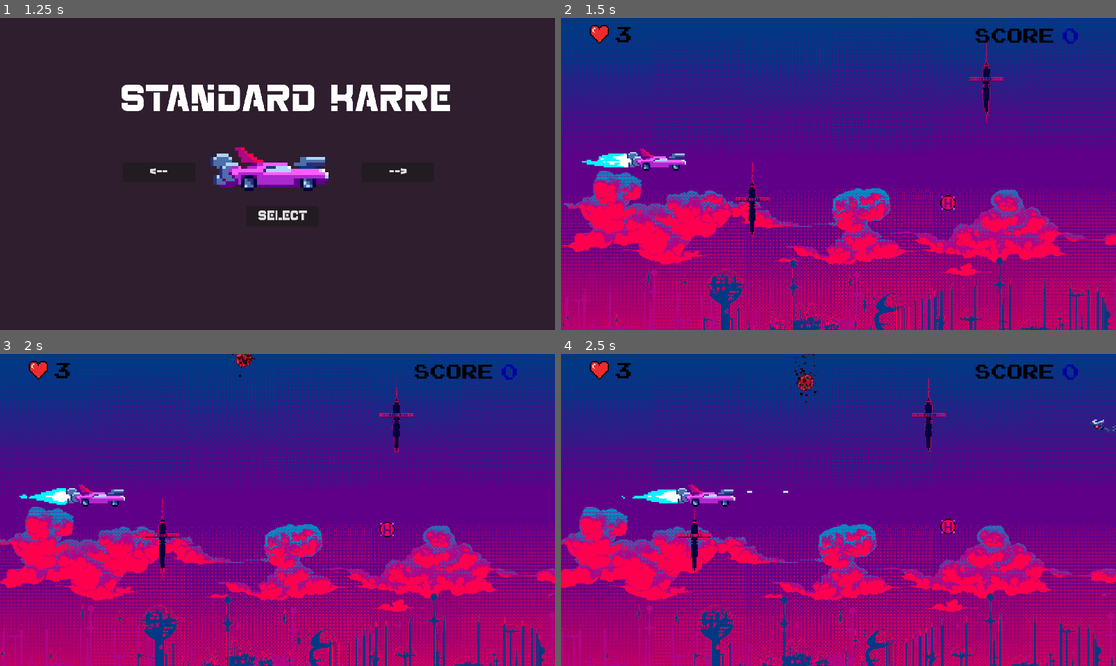
Above: before the commit, frames 1-4 (two rows, left to right).
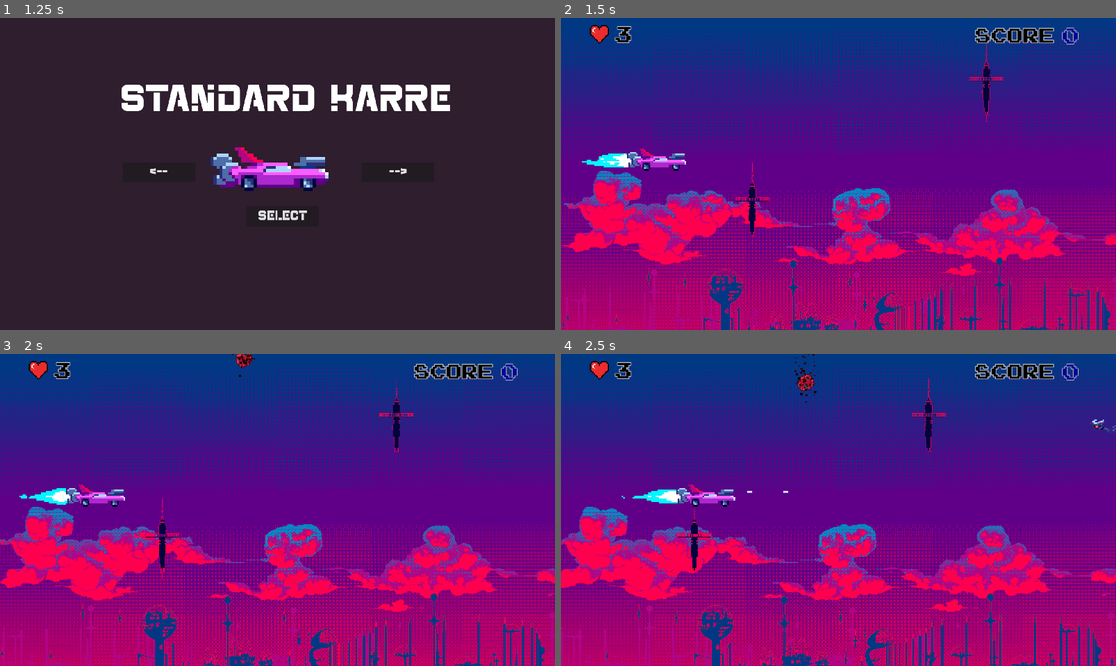
Above: after the commit, the same moments.

Repository: P0ddy/Project-Bentley
Game: Godot game, scene res://Scenes/Menu/main_menu.tscn
Two runs of this game, one before a commit and one after it. Both use one fixed random seed, a clock stepped at 60 frames per second and the inputs below. Sound files missing from this copy of the repository are replaced by a short silence.
Inputs:
- Up to frame 1 (1.25 s): click "Start" at 0.5 s
- Up to frame 2 (1.5 s): click "Select" at 1.25 s
- Up to frame 3 (2 s): no input
- Up to frame 4 (2.5 s): hold D (right) from 2.03 s (still down); hold Space (shoot) from 2.03 s (still down)

Frame 1 is identical in both runs. In frame 2, 0.6% of the frame differs, in the area x 9-94%, y 2-62%; in frame 3, 0.5%; in frame 4, 0.6%.

Commit message:
add healpickup as a loot drop

Diff:
--- a/Scenes/MainScene/Enemy.gd
+++ b/Scenes/MainScene/Enemy.gd
@@ -51,12 +51,19 @@
 	if health == 0:
 		Global.camera.screen_shake(10, 10, 0.05)
 		Global.score += 6
-		queue_free()
 
-	if health == 0:
 		AudioPlayer.Explosion()
 
-	if health == 0:
+		spawn_healthpickup()
+
 		var explosion = Explosion.instantiate()
 		explosion.global_position = global_position
 		get_tree().current_scene.add_child(explosion)
+
+		queue_free()
+
+func spawn_healthpickup():
+	if randf() <= 0.3:
+		var healthinstance = preload("res://Scenes/MainScene/PickUps/health_pick_up.tscn").instantiate()
+		get_tree().root.add_child(healthinstance)
+		healthinstance.global_position = global_position
--- a/Scenes/MainScene/Game.tscn
+++ b/Scenes/MainScene/Game.tscn
@@ -38,7 +38,7 @@
 position = Vector2(2294, 253)
 
 [node name="HealthPickUp" parent="." instance=ExtResource("12_upobf")]
-position = Vector2(1341, 652)
+position = Vector2(1284, -150)
 
 [node name="SpawnTimer" type="Timer" parent="."]
 autostart = true
@@ -73,6 +73,8 @@
 offset_right = 378.0
 offset_bottom = 98.0
 theme_override_colors/font_color = Color(0, 0, 0, 1)
+theme_override_colors/font_outline_color = Color(0.76662, 0.76662, 0.76662, 1)
+theme_override_constants/outline_size = 10
 theme_override_fonts/font = ExtResource("10_827yf")
 theme_override_font_sizes/font_size = 60
 text = "3"
@@ -86,6 +88,8 @@
 offset_right = 1894.0
 offset_bottom = 92.0
 theme_override_colors/font_color = Color(0, 0, 0, 1)
+theme_override_colors/font_outline_color = Color(0.808998, 0.808998, 0.808998, 1)
+theme_override_constants/outline_size = 10
 theme_override_fonts/font = ExtResource("10_827yf")
 theme_override_font_sizes/font_size = 55
 text = "Score"
@@ -97,7 +101,9 @@
 offset_top = 21.0
 offset_right = 2295.0
 offset_bottom = 97.0
-theme_override_colors/font_color = Color(0, 0, 0.643137, 1)
+theme_override_colors/font_color = Color(0, 0, 0.607843, 1)
+theme_override_colors/font_outline_color = Color(0.707967, 0.707967, 0.707967, 1)
+theme_override_constants/outline_size = 9
 theme_override_fonts/font = ExtResource("10_827yf")
 theme_override_font_sizes/font_size = 60
 text = "0"
